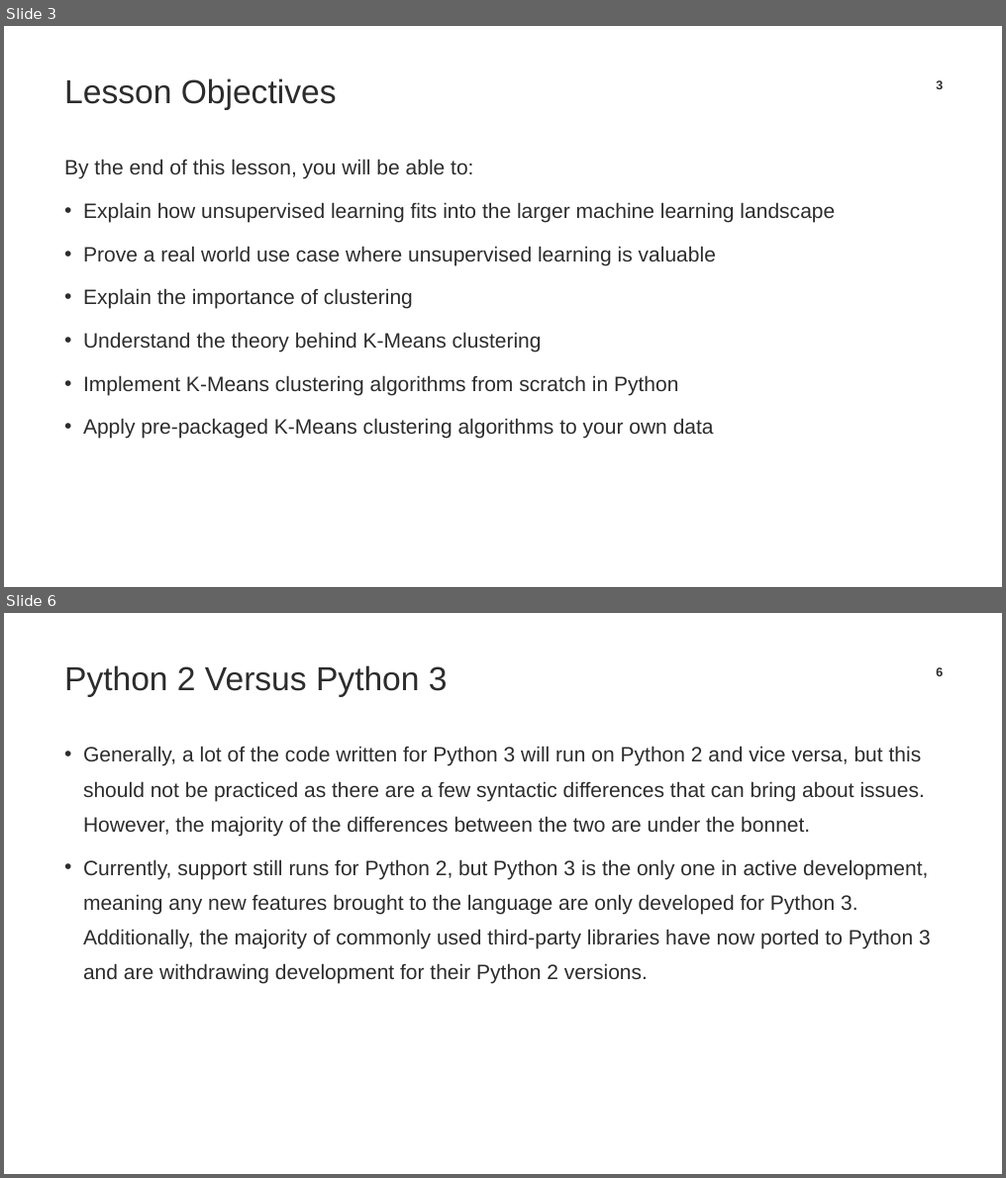
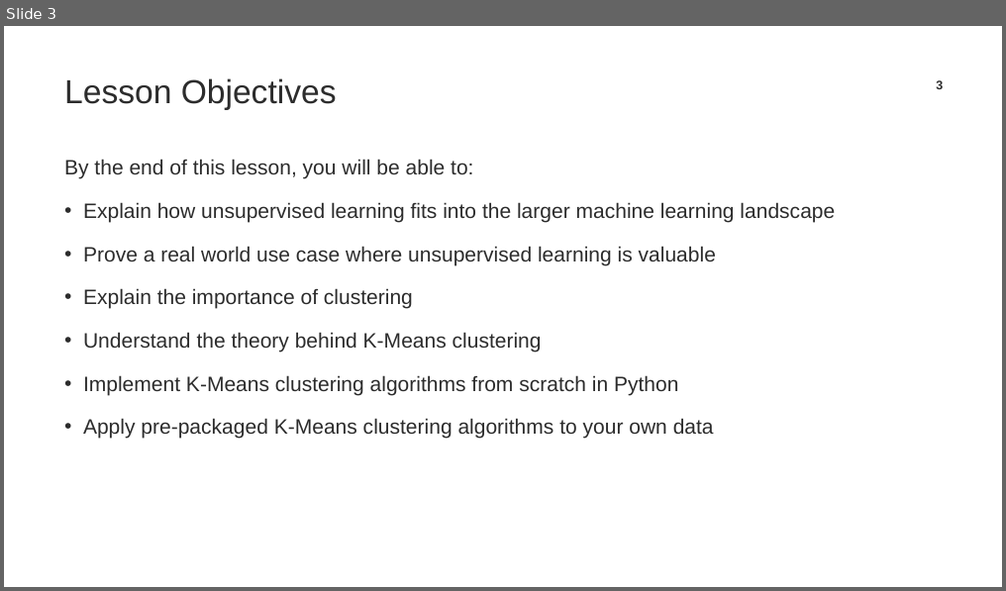
Before and after one commit to TrainingByPackt/Applied-Unsupervised-Learning-with-Python, a slide deck: CH1/Chapter1_PPT.pptx. Shown one above the other, each under a label of ours: slides 3 and 6 before the commit, slide 3 after it; the slides between them are not shown. The pictures are 1006x1178 and 1006x591 pixels, drawn with LibreOffice and Linux fonts; fonts in the diff are those of the drawing; background and template pictures are left out. Boxes give left, top, right and bottom in pixels: in the first picture for what was removed or moved away, otherwise in the second. Text is boxed around its words. In the diff, an @@ line names an element or a change of style, - is before the commit and + after.

```diff
--- a/CH1/Chapter1_PPT.pptx
+++ b/CH1/Chapter1_PPT.pptx
@@ slide 6 removed at (4, 613, 1002, 1174), background #FFFFFF @@
@@ title removed at (64, 665, 448, 697) @@
-Python 2 Versus Python 3
@@ page number removed at (936, 667, 943, 676) @@
-6
@@ text removed at (83, 746, 931, 984) @@
-• Generally, a lot of the code written for Python 3 will run on Python 2 and vice versa, but this should not be practiced as there are a few syntactic differences that can bring about issues. However, the majority of the differences between the two are under the bonnet.
-• Currently, support still runs for Python 2, but Python 3 is the only one in active development, meaning any new features brought to the language are only developed for Python 3. Additionally, the majority of commonly used third-party libraries have now ported to Python 3 and are withdrawing development for their Python 2 versions.
```
Also in this commit, not shown: 11 slides changed, 22 slides added, 44 other slides removed, 1 other file.
